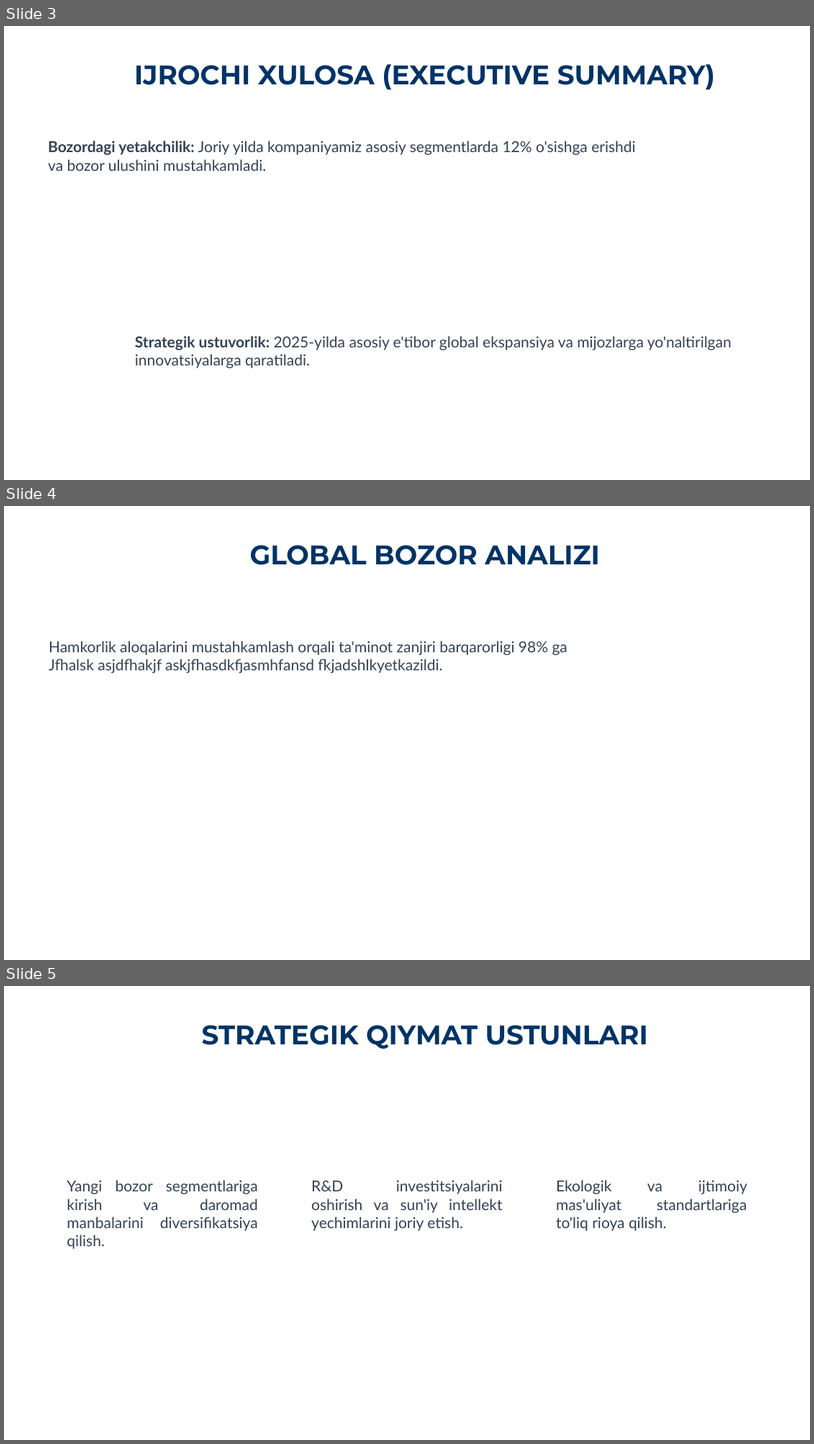
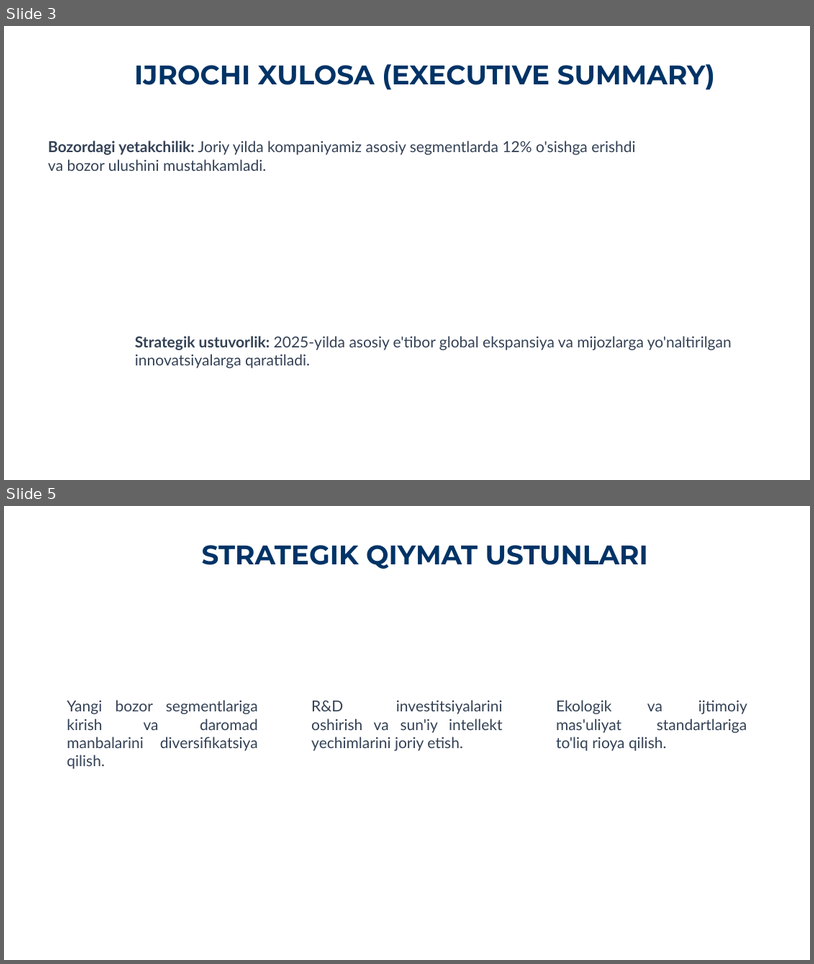
Before and after one commit to qarshiyevnodir-stack/student_helper_bot, a slide deck: templates/shablonlar/oddiy1.pptx. Shown one above the other, each under a label of ours: slides 3, 4 and 5 before the commit, slides 3 and 5 after it; the slides between them are not shown. The pictures are 814x1444 and 814x964 pixels, drawn with LibreOffice and Linux fonts; fonts in the diff are those of the drawing; background and template pictures are left out. Boxes give left, top, right and bottom in pixels: in the first picture for what was removed or moved away, otherwise in the second. Text is boxed around its words. In the diff, an @@ line names an element or a change of style, - is before the commit and + after.

```diff
--- a/templates/shablonlar/oddiy1.pptx
+++ b/templates/shablonlar/oddiy1.pptx
@@ slide 4 removed at (4,506,810,960), background picture (left out) @@
@@ text removed at (250,545,599,565) @@
-GLOBAL BOZOR ANALIZI
@@ text removed at (49,641,568,673) @@
-Hamkorlik aloqalarini mustahkamlash orqali ta'minot zanjiri barqarorligi 98% ga
-Jfhalsk asjdfhakjf askjfhasdkfjasmhfansd fkjadshlkyetkazildi.
```
Also in this commit, not shown: 3 slides changed, 1 slide added, 1 other file.
